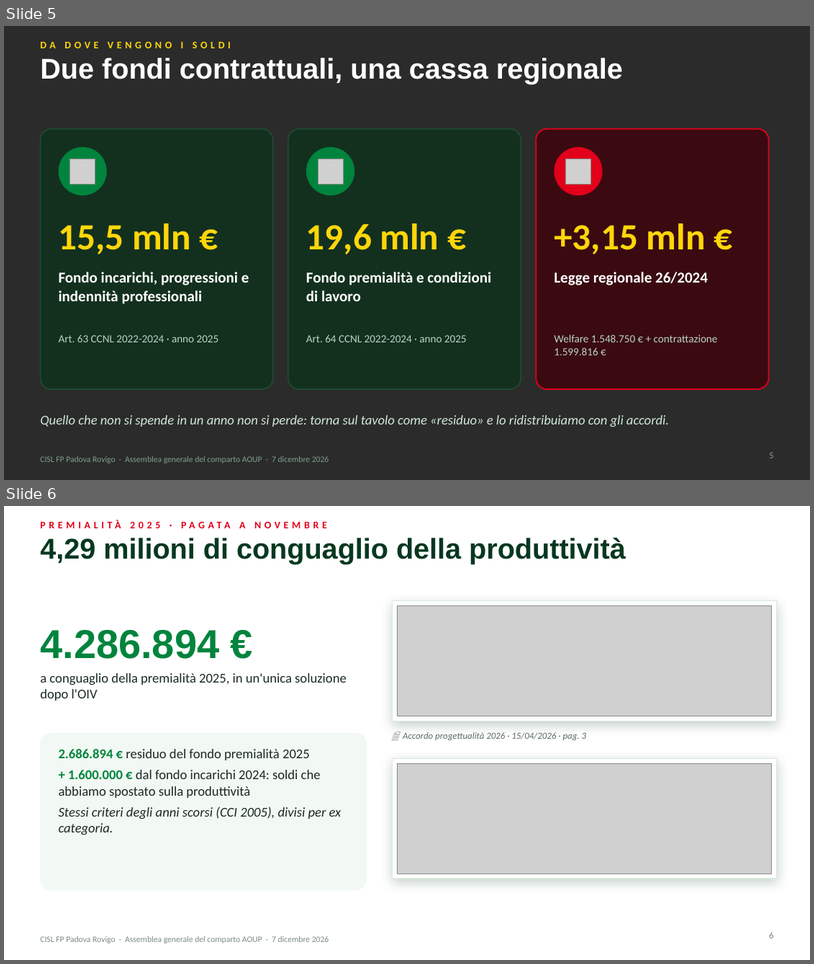
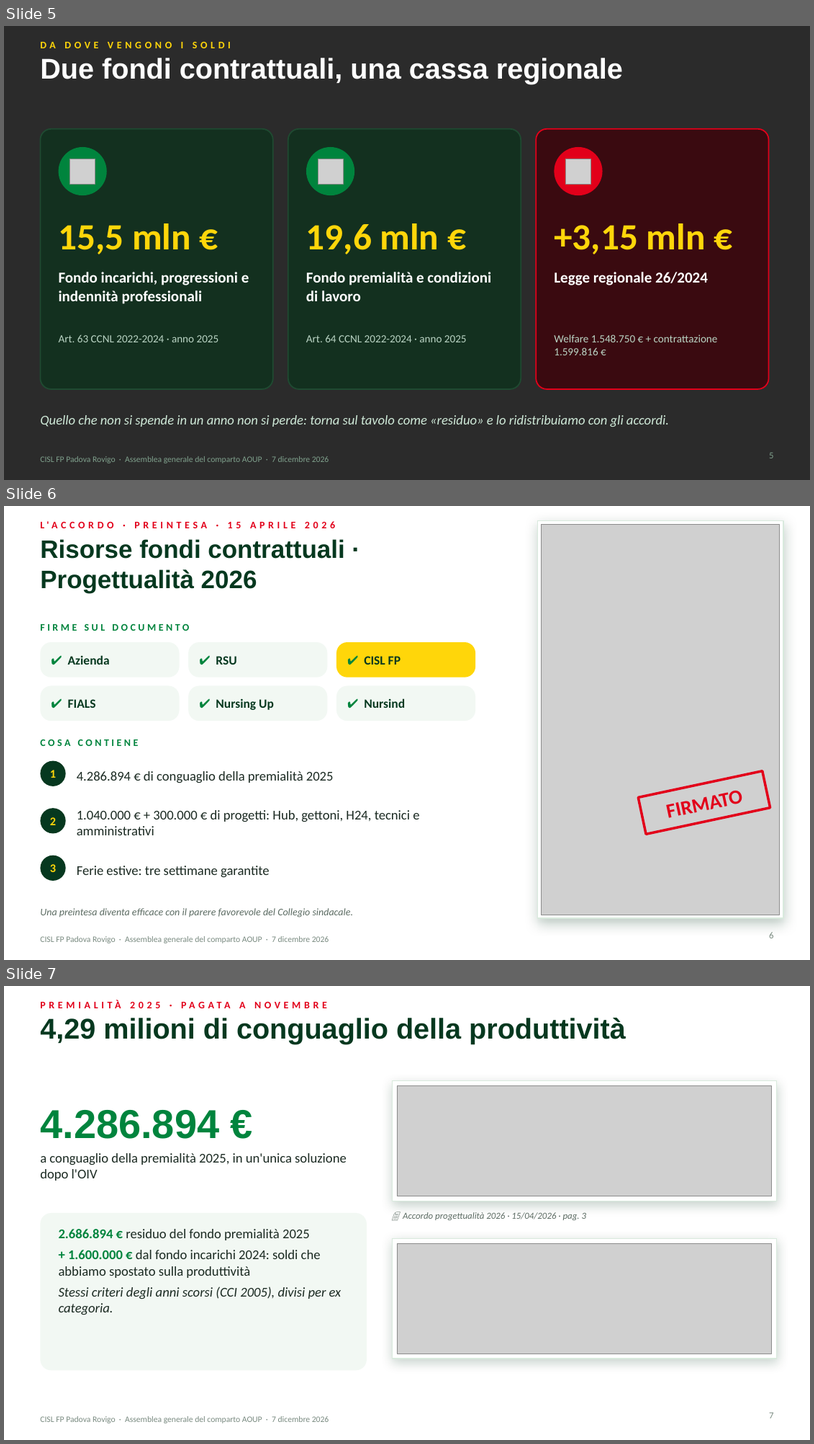
Before and after one commit to aki1806-droid/Prove, a slide deck: produzione/assemblea-2026-12-07/slide/assemblea-2026-12-07.pptx. Shown one above the other, each under a label of ours: slides 5 and 6 before the commit, slides 5, 6 and 7 after it. The pictures are 814x964 and 814x1444 pixels, drawn with LibreOffice and Linux fonts; fonts in the diff are those of the drawing; grey boxes stand for pictures; background and template pictures are left out; a plain dark background stands for a picture behind light text. Boxes give left, top, right and bottom in pixels: in the first picture for what was removed or moved away, otherwise in the second. Text is boxed around its words. In the diff, an @@ line names an element or a change of style, - is before the commit and + after.

```diff
--- a/produzione/assemblea-2026-12-07/slide/assemblea-2026-12-07.pptx
+++ b/produzione/assemblea-2026-12-07/slide/assemblea-2026-12-07.pptx
@@ slide 6 added at <box>4,506,810,960</box>, background #FFFFFF; not listed: 1 template element that a slide beside it also shows @@
@@ text added at <box>40,521,57,528</box>, 12 pt, text #E2001A, bold @@
+L'ACCORDO · PREINTESA · 15 APRILE 2026
@@ rectangle added at <box>538,520,784,918</box>, fill #FFFFFF, outline #D9EADD 1 pt @@
@@ picture added at <box>542,524,780,914</box> @@
@@ text added at <box>40,539,345,593</box>, 30 pt, text #06381F, bold @@
+Risorse fondi contrattuali · Progettualità 2026
@@ text added at <box>40,623,189,631</box>, 12 pt, text #00843D, bold @@
+FIRME SUL DOCUMENTO
@@ rounded rectangle added at <box>40,642,180,677</box>, fill #F2F8F3 @@
@@ text added at <box>68,655,110,664</box>, 15 pt, text #06381F, bold @@
+✔ Azienda
@@ rounded rectangle added at <box>188,642,328,677</box>, fill #F2F8F3 @@
@@ text added at <box>216,656,237,664</box>, 15 pt, text #06381F, bold @@
+✔ RSU
@@ rounded rectangle added at <box>337,642,476,677</box>, fill #FFD60A @@
@@ text added at <box>364,656,401,664</box>, 15 pt, text #06381F, bold @@
+✔ CISL FP
@@ rounded rectangle added at <box>40,686,180,721</box>, fill #F2F8F3 @@
@@ text added at <box>68,699,96,708</box>, 15 pt, text #06381F, bold @@
+✔ FIALS
@@ rounded rectangle added at <box>188,686,328,721</box>, fill #F2F8F3 @@
@@ text added at <box>216,698,274,710</box>, 15 pt, text #06381F, bold @@
+✔ Nursing Up
@@ rounded rectangle added at <box>337,686,476,721</box>, fill #F2F8F3 @@
@@ text added at <box>364,698,405,708</box>, 15 pt, text #06381F, bold @@
+✔ Nursind
@@ text added at <box>40,739,139,746</box>, 12 pt, text #00843D, bold @@
+COSA CONTIENE
@@ ellipse added at <box>40,761,66,786</box>, fill #06381F @@
@@ text added at <box>50,770,56,777</box>, 14 pt, text #FFD60A, bold @@
+1
@@ text added at <box>77,771,334,782</box>, 16 pt, text #1B2A22 @@
+4.286.894 € di conguaglio della premialità 2025
@@ rectangle added at <box>638,771,771,834</box>, outline #E2001A 3 pt, 24 pt, text #E2001A, bold @@
+FIRMATO
@@ ellipse added at <box>40,808,66,834</box>, fill #06381F @@
@@ text added at <box>50,817,56,825</box>, 14 pt, text #FFD60A, bold @@
+2
@@ text added at <box>77,810,419,835</box>, 16 pt, text #1B2A22 @@
+1.040.000 € + 300.000 € di progetti: Hub, gettoni, H24, tecnici e amministrativi
@@ ellipse added at <box>40,855,66,880</box>, fill #06381F @@
@@ text added at <box>50,864,56,872</box>, 14 pt, text #FFD60A, bold @@
+3
@@ text added at <box>77,865,270,877</box>, 16 pt, text #1B2A22 @@
+Ferie estive: tre settimane garantite
@@ text added at <box>40,908,354,917</box>, 12 pt, text #5B6B62, italic @@
+Una preintesa diventa efficace con il parere favorevole del Collegio sindacale.
@@ page number added at <box>769,932,774,938</box>, 11 pt, text #7A8B81 @@
+6
@@ what was slide 6 is now slide 7 @@
@@ page number at <box>769,1412,774,1418</box>: text changed @@
-6
+7
```
Also in this commit, not shown: 1 slide changed, 9 other slides added, 13 other files.
